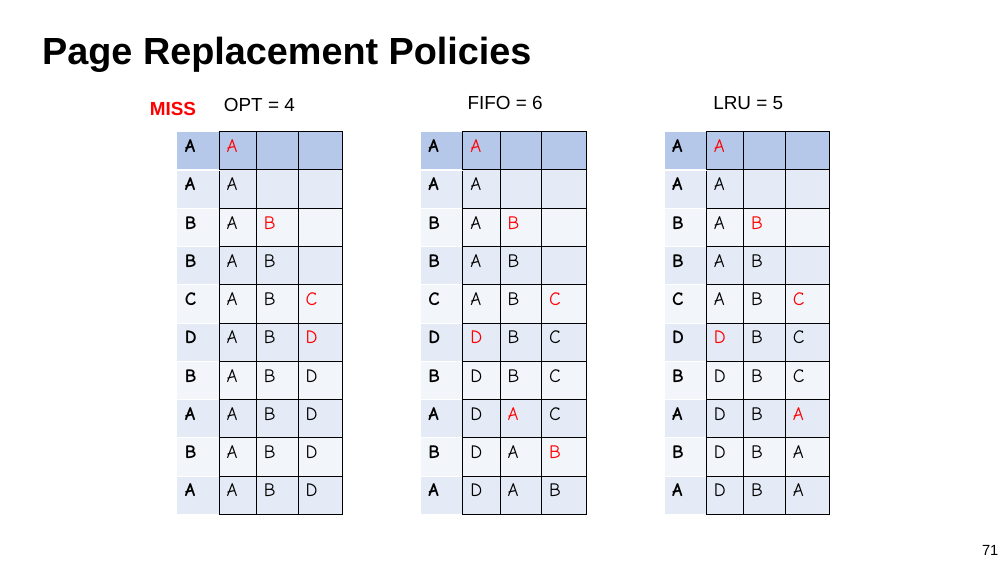
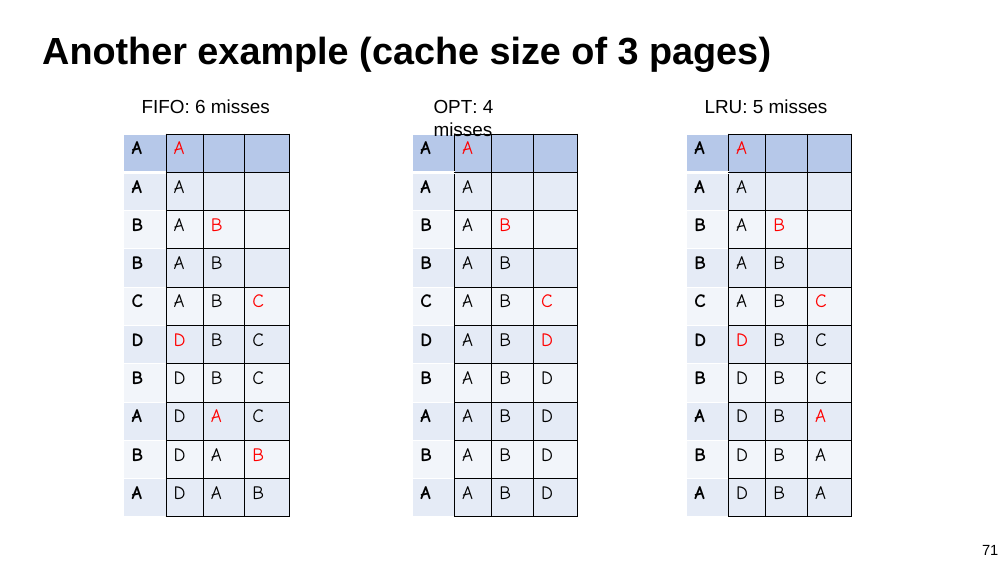
Before and after one commit to guhofstra/CSC256Fa25, a slide deck: slide 71 of PPTs/L7-Virtual Memory.pptx. Drawn at 1008x567 pixels with LibreOffice and Linux fonts; fonts in the diff are those of the drawing. Boxes give left, top, right and bottom in pixels: in the first picture for what was removed or moved away, otherwise in the second. Text is boxed around its words. In the diff, an @@ line names an element or a change of style, - is before the commit and + after.

```diff
--- a/PPTs/L7-Virtual Memory.pptx
+++ b/PPTs/L7-Virtual Memory.pptx
@@ title at [42,36,771,71]: text changed @@
-Page Replacement Policies
+Another example (cache size of 3 pages)
@@ text at [142,99,270,114]: text changed @@
-FIFO = 6
+FIFO: 6 misses
@@ text removed at [150,101,196,116] @@
-MISS
@@ text at [434,99,494,140]: text changed @@
-OPT = 4
+OPT: 4 misses
@@ text at [705,99,828,114]: text changed @@
-LRU = 5
+LRU: 5 misses
@@ table: place and size @@
-table at [421,132,586,514]
+table at [124,134,289,516]
@@ table: place and size @@
-table at [177,132,342,514]
+table at [413,134,578,516]
@@ table: place and size @@
-table at [665,132,830,514]
+table at [687,134,851,516]
```
Also in this commit, not shown: 27 other slides changed, 6 slides added, 3 slides removed, 35 other files.
